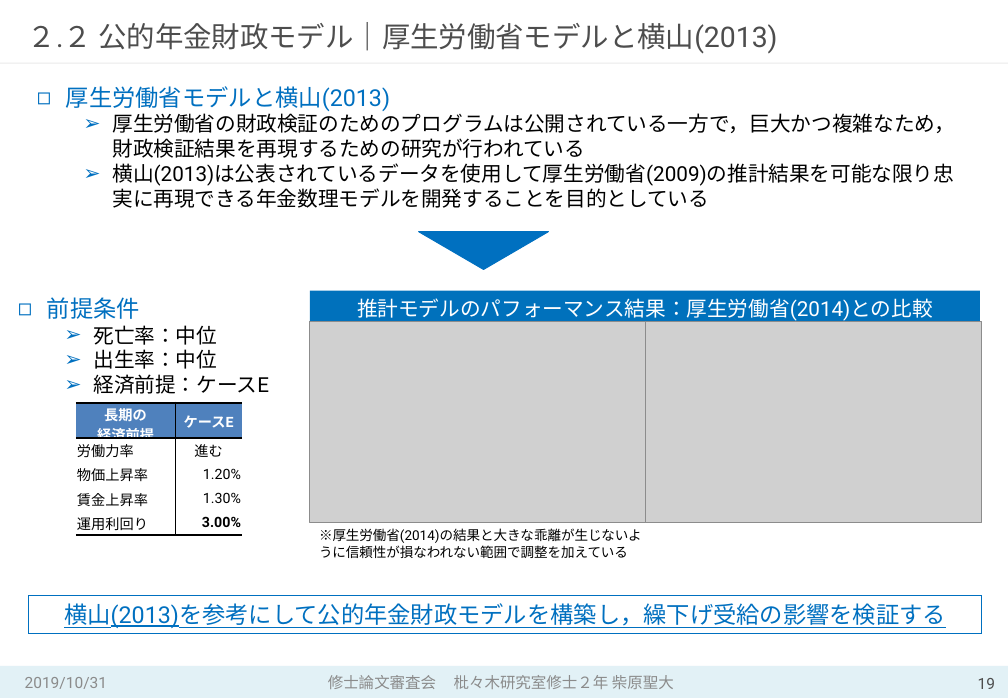
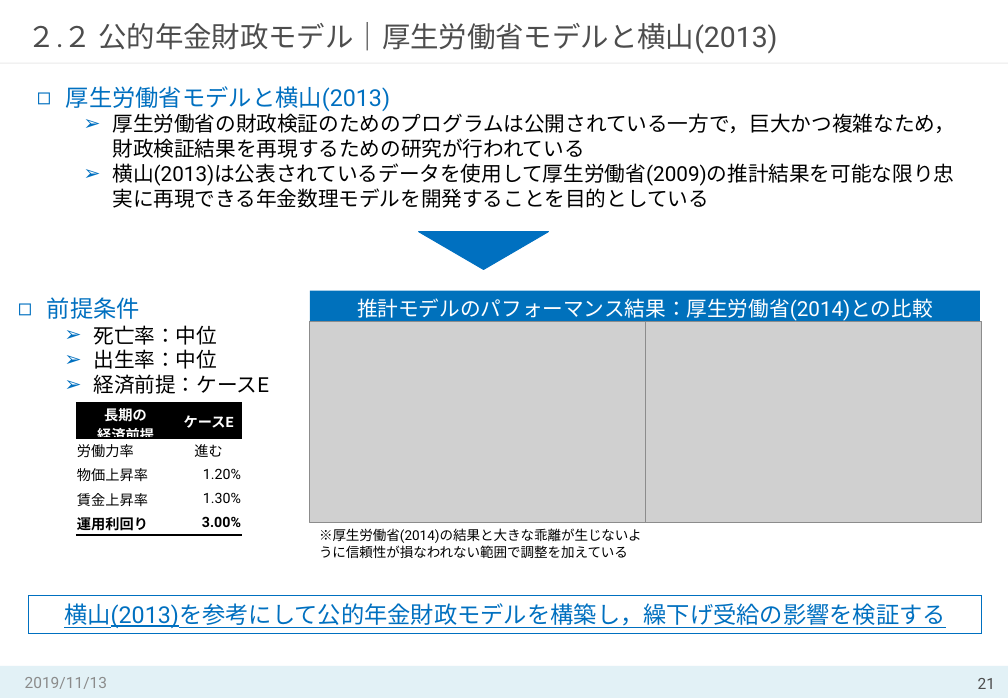
Before and after one commit to MasahiroShibahara/Open, a slide deck: slide 21 of Masahiro_Shibahara①.pptx (slide 19 before the commit). Drawn at 1008x698 pixels with LibreOffice and Linux fonts; fonts in the diff are those of the drawing; grey boxes stand for pictures. Boxes give left, top, right and bottom in pixels: in the first picture for what was removed or moved away, otherwise in the second. Text is boxed around its words. In the diff, an @@ line names an element or a change of style, - is before the commit and + after.

```diff
--- a/Masahiro_Shibahara①.pptx
+++ b/Masahiro_Shibahara①.pptx
@@ table at bbox=[76, 403, 243, 535] @@
@@ fill #4F81BD to #000000 in row 1 @@
@@ font Noto Sans CJK JP to Roboto in "長期の", "経済前提", "労働力率", "物価上昇率" and 2 more places @@
@@ borders changed @@
@@ text at bbox=[25, 677, 107, 689]: text changed @@
-2019/10/31
+2019/11/13
@@ text removed at bbox=[328, 675, 674, 689] @@
-修士論文審査会 枇々木研究室修士２年 柴原聖大
@@ page number at bbox=[978, 678, 995, 689]: text changed @@
-19
+21
```
Also in this commit, not shown: 40 other slides changed, 6 slides added.
